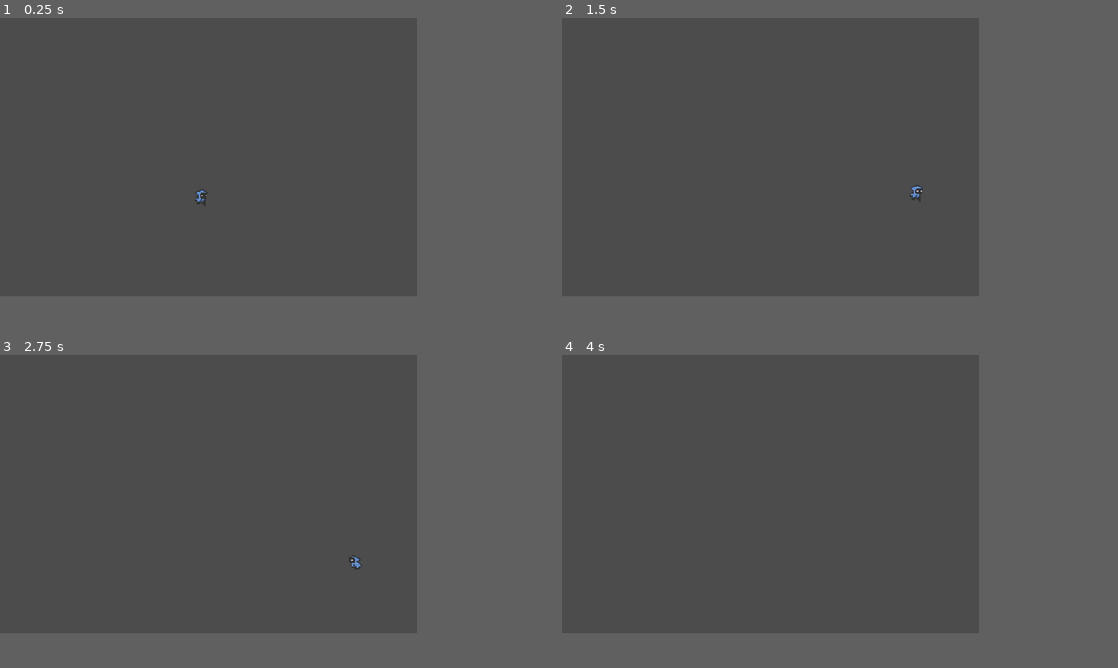
Above: before the commit, frames 1-4 (two rows, left to right).
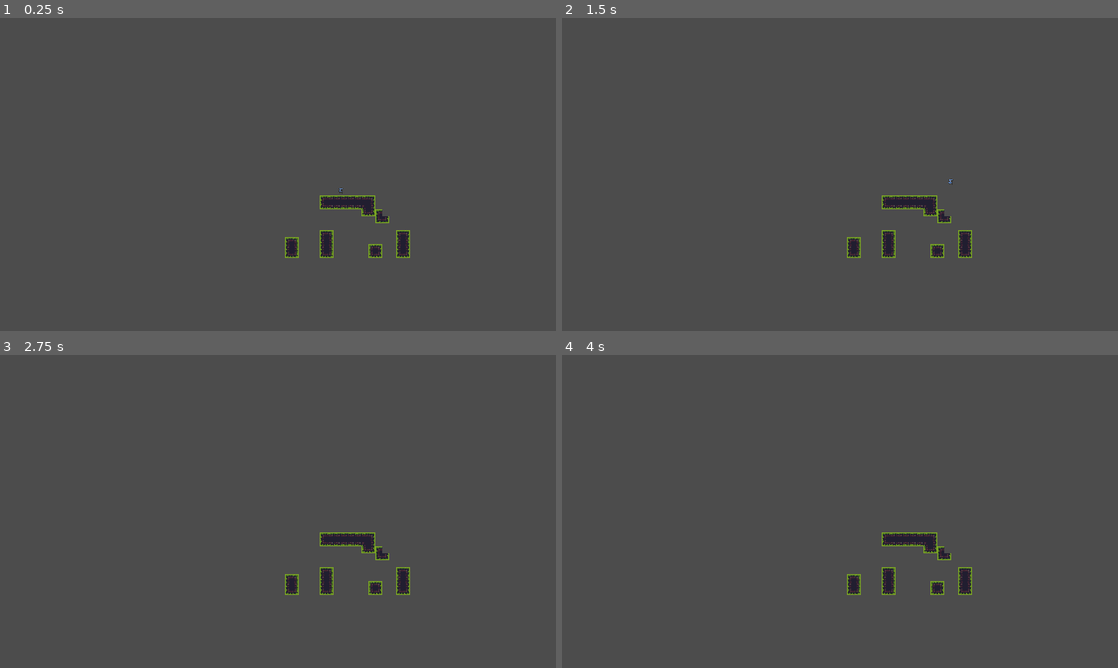
Above: after the commit, the same moments.

Repository: riltho1/Godot-repository
Game: Godot game, scene res://World.tscn
Two runs of this game, one before a commit and one after it. Both use one fixed random seed, a clock stepped at 60 frames per second and the inputs below. The project has no main scene, so this scene is started directly.
Inputs:
- Up to frame 1 (0.25 s): no input
- Up to frame 2 (1.5 s): hold D (right) from 0.53 s (still down); tap Z (zoom, bound only after the commit) at 0.6, 1.35 s; tap W (jump) at 0.77 s
- Up to frame 3 (2.75 s): tap W (jump) at 1.52 s; tap Enter at 2 s; release D (right) at 2.03 s; hold A (left) from 2.03 s (still down); tap Z (zoom, bound only after the commit) at 2.1 s
- Up to frame 4 (4 s): release A (left) at 2.78 s; hold D (right) from 2.78 s (still down); tap Z (zoom, bound only after the commit) at 2.85, 3.6 s; tap W (jump) at 3.02, 3.77 s
In our replay, the window is 600x400 before the commit and 800x450 after it. These sizes can differ from the game's own. Grey fills any space a smaller window leaves; there, only what the larger window draws over its background counts as a difference.

The runs differ from the first frame. In frame 1, 1.4% of the frame differs, in the area x 35-74%, y 54-77%; in frame 2, 1.3%; in frame 3, 1.3%; in frame 4, 1.3%.

Commit message:
Camera setting up

Diff:
--- /dev/null
+++ b/Character Control/Camera.gd
@@ -0,0 +1,13 @@
+extends Camera2D
+
+var target = null
+var zoomed = false
+var center = Vector2.ZERO
+
+
+func _ready():
+	center = get_viewport_rect().size/2
+
+func _proccess(delta):
+	if Input.is_action_just_released("zoom"):
+		pass
--- a/Character Control/Player.tscn
+++ b/Character Control/Player.tscn
@@ -4,7 +4,7 @@
 [ext_resource path="res://Scenes/Player.gd" type="Script" id=2]
 
 [sub_resource type="RectangleShape2D" id=1]
-extents = Vector2( 3.75, 6 )
+extents = Vector2( 4, 6.5 )
 
 [sub_resource type="Animation" id=2]
 resource_name = "Attack"
@@ -140,19 +140,19 @@
 }
 
 [node name="Player" type="KinematicBody2D"]
-position = Vector2( 38, 3 )
+position = Vector2( 94, 3 )
 script = ExtResource( 2 )
 
 [node name="Sprite" type="Sprite" parent="."]
-position = Vector2( -3.5625, 2.60952 )
-scale = Vector2( 0.804687, 0.82619 )
+position = Vector2( -2.5, 3.5 )
+scale = Vector2( 0.9375, 0.9375 )
 texture = ExtResource( 1 )
 hframes = 8
 vframes = 15
 frame = 40
 
 [node name="BodyCollider" type="CollisionShape2D" parent="."]
-position = Vector2( -3.375, 2.82619 )
+position = Vector2( -3, 4.5 )
 shape = SubResource( 1 )
 
 [node name="AnimationPlayer" type="AnimationPlayer" parent="."]
--- a/Character Control/World.tscn
+++ b/Character Control/World.tscn
@@ -1,10 +1,77 @@
-[gd_scene load_steps=5 format=2]
+[gd_scene load_steps=28 format=2]
 
 [ext_resource path="res://Player.tscn" type="PackedScene" id=1]
 [ext_resource path="res://Sprites/tileset.png" type="Texture" id=2]
-
-[sub_resource type="RectangleShape2D" id=1]
-extents = Vector2( 199.5, 10 )
+[ext_resource path="res://Camera.gd" type="Script" id=3]
+
+[sub_resource type="ConvexPolygonShape2D" id=3]
+points = PoolVector2Array( 0, 0, 16, 0, 16, 16, 0, 16 )
+
+[sub_resource type="ConvexPolygonShape2D" id=4]
+points = PoolVector2Array( 0, 0, 16, 0, 16, 16, 0, 16 )
+
+[sub_resource type="ConvexPolygonShape2D" id=5]
+points = PoolVector2Array( 0, 0, 16, 0, 16, 16, 0, 16 )
+
+[sub_resource type="ConvexPolygonShape2D" id=6]
+points = PoolVector2Array( 0, 0, 16, 0, 16, 16, 0, 16 )
+
+[sub_resource type="ConvexPolygonShape2D" id=7]
+points = PoolVector2Array( 0, 0, 16, 0, 16, 16, 0, 16 )
+
+[sub_resource type="ConvexPolygonShape2D" id=8]
+points = PoolVector2Array( 0, 0, 16, 0, 16, 16, 0, 16 )
+
+[sub_resource type="ConvexPolygonShape2D" id=9]
+points = PoolVector2Array( 0, 0, 16, 0, 16, 16, 0, 16 )
+
+[sub_resource type="ConvexPolygonShape2D" id=10]
+points = PoolVector2Array( 0, 0, 16, 0, 16, 16, 0, 16 )
+
+[sub_resource type="ConvexPolygonShape2D" id=11]
+points = PoolVector2Array( 0, 0, 16, 0, 16, 16, 0, 16 )
+
+[sub_resource type="ConvexPolygonShape2D" id=12]
+points = PoolVector2Array( 0, 0, 16, 0, 16, 16, 0, 16 )
+
+[sub_resource type="ConvexPolygonShape2D" id=13]
+points = PoolVector2Array( 0, 0, 16, 0, 16, 16, 0, 16 )
+
+[sub_resource type="ConvexPolygonShape2D" id=14]
+points = PoolVector2Array( 0, 0, 16, 0, 16, 16, 0, 16 )
+
+[sub_resource type="ConvexPolygonShape2D" id=15]
+points = PoolVector2Array( 0, 0, 16, 0, 16, 16, 0, 16 )
+
+[sub_resource type="ConvexPolygonShape2D" id=16]
+points = PoolVector2Array( 0, 0, 16, 0, 16, 16, 0, 16 )
+
+[sub_resource type="ConvexPolygonShape2D" id=17]
+points = PoolVector2Array( 0, 0, 16, 0, 16, 16, 0, 16 )
+
+[sub_resource type="ConvexPolygonShape2D" id=18]
+points = PoolVector2Array( 0, 0, 16, 0, 16, 16, 0, 16 )
+
+[sub_resource type="ConvexPolygonShape2D" id=19]
+points = PoolVector2Array( 0, 0, 16, 0, 16, 16, 0, 16 )
+
+[sub_resource type="ConvexPolygonShape2D" id=20]
+points = PoolVector2Array( 0, 0, 16, 0, 16, 16, 0, 16 )
+
+[sub_resource type="ConvexPolygonShape2D" id=21]
+points = PoolVector2Array( 0, 0, 16, 0, 16, 16, 0, 16 )
+
+[sub_resource type="ConvexPolygonShape2D" id=22]
+points = PoolVector2Array( 0, 0, 16, 0, 16, 16, 0, 16 )
+
+[sub_resource type="ConvexPolygonShape2D" id=23]
+points = PoolVector2Array( 0, 0, 16, 0, 16, 16, 0, 16 )
+
+[sub_resource type="ConvexPolygonShape2D" id=24]
+points = PoolVector2Array( 0, 0, 16, 0, 16, 16, 0, 16 )
+
+[sub_resource type="ConvexPolygonShape2D" id=25]
+points = PoolVector2Array( 0, 0, 16, 0, 16, 16, 0, 16 )
 
 [sub_resource type="TileSet" id=2]
 0/name = "tileset.png 0"
@@ -26,23 +93,162 @@
 0/navigation_offset = Vector2( 0, 0 )
 0/shape_offset = Vector2( 0, 0 )
 0/shape_transform = Transform2D( 1, 0, 0, 1, 0, 0 )
+0/shape = SubResource( 3 )
 0/shape_one_way = false
-0/shape_one_way_margin = 0.0
-0/shapes = [  ]
+0/shape_one_way_margin = 1.0
+0/shapes = [ {
+"autotile_coord": Vector2( 0, 0 ),
+"one_way": false,
+"one_way_margin": 1.0,
+"shape": SubResource( 3 ),
+"shape_transform": Transform2D( 1, 0, 0, 1, 0, 0 )
+}, {
+"autotile_coord": Vector2( 0, 0 ),
+"one_way": false,
+"one_way_margin": 1.0,
+"shape": SubResource( 4 ),
+"shape_transform": Transform2D( 1, 0, 0, 1, 0, 0 )
+}, {
+"autotile_coord": Vector2( 1, 0 ),
+"one_way": false,
+"one_way_margin": 1.0,
+"shape": SubResource( 5 ),
+"shape_transform": Transform2D( 1, 0, 0, 1, 0, 0 )
+}, {
+"autotile_coord": Vector2( 1, 0 ),
+"one_way": false,
+"one_way_margin": 1.0,
+"shape": SubResource( 6 ),
+"shape_transform": Transform2D( 1, 0, 0, 1, 0, 0 )
+}, {
+"autotile_coord": Vector2( 1, 0 ),
+"one_way": false,
+"one_way_margin": 1.0,
+"shape": SubResource( 7 ),
+"shape_transform": Transform2D( 1, 0, 0, 1, 0, 0 )
+}, {
+"autotile_coord": Vector2( 2, 0 ),
+"one_way": false,
+"one_way_margin": 1.0,
+"shape": SubResource( 8 ),
+"shape_transform": Transform2D( 1, 0, 0, 1, 0, 0 )
+}, {
+"autotile_coord": Vector2( 2, 1 ),
+"one_way": false,
+"one_way_margin": 1.0,
+"shape": SubResource( 9 ),
+"shape_transform": Transform2D( 1, 0, 0, 1, 0, 0 )
+}, {
+"autotile_coord": Vector2( 2, 2 ),
+"one_way": false,
+"one_way_margin": 1.0,
+"shape": SubResource( 10 ),
+"shape_transform": Transform2D( 1, 0, 0, 1, 0, 0 )
+}, {
+"autotile_coord": Vector2( 1, 2 ),
+"one_way": false,
+"one_way_margin": 1.0,
+"shape": SubResource( 11 ),
+"shape_transform": Transform2D( 1, 0, 0, 1, 0, 0 )
+}, {
+"autotile_coord": Vector2( 0, 2 ),
+"one_way": false,
+"one_way_margin": 1.0,
+"shape": SubResource( 12 ),
+"shape_transform": Transform2D( 1, 0, 0, 1, 0, 0 )
+}, {
+"autotile_coord": Vector2( 0, 1 ),
+"one_way": false,
+"one_way_margin": 1.0,
+"shape": SubResource( 13 ),
+"shape_transform": Transform2D( 1, 0, 0, 1, 0, 0 )
+}, {
+"autotile_coord": Vector2( 1, 1 ),
+"one_way": false,
+"one_way_margin": 1.0,
+"shape": SubResource( 14 ),
+"shape_transform": Transform2D( 1, 0, 0, 1, 0, 0 )
+}, {
+"autotile_coord": Vector2( 3, 0 ),
+"one_way": false,
+"one_way_margin": 1.0,
+"shape": SubResource( 15 ),
+"shape_transform": Transform2D( 1, 0, 0, 1, 0, 0 )
+}, {
+"autotile_coord": Vector2( 3, 0 ),
+"one_way": false,
+"one_way_margin": 1.0,
+"shape": SubResource( 16 ),
+"shape_transform": Transform2D( 1, 0, 0, 1, 0, 0 )
+}, {
+"autotile_coord": Vector2( 4, 0 ),
+"one_way": false,
+"one_way_margin": 1.0,
+"shape": SubResource( 17 ),
+"shape_transform": Transform2D( 1, 0, 0, 1, 0, 0 )
+}, {
+"autotile_coord": Vector2( 5, 0 ),
+"one_way": false,
+"one_way_margin": 1.0,
+"shape": SubResource( 18 ),
+"shape_transform": Transform2D( 1, 0, 0, 1, 0, 0 )
+}, {
+"autotile_coord": Vector2( 5, 1 ),
+"one_way": false,
+"one_way_margin": 1.0,
+"shape": SubResource( 19 ),
+"shape_transform": Transform2D( 1, 0, 0, 1, 0, 0 )
+}, {
+"autotile_coord": Vector2( 5, 2 ),
+"one_way": false,
+"one_way_margin": 1.0,
+"shape": SubResource( 20 ),
+"shape_transform": Transform2D( 1, 0, 0, 1, 0, 0 )
+}, {
+"autotile_coord": Vector2( 4, 2 ),
+"one_way": false,
+"one_way_margin": 1.0,
+"shape": SubResource( 21 ),
+"shape_transform": Transform2D( 1, 0, 0, 1, 0, 0 )
+}, {
+"autotile_coord": Vector2( 3, 2 ),
+"one_way": false,
+"one_way_margin": 1.0,
+"shape": SubResource( 22 ),
+"shape_transform": Transform2D( 1, 0, 0, 1, 0, 0 )
+}, {
+"autotile_coord": Vector2( 3, 1 ),
+"one_way": false,
+"one_way_margin": 1.0,
+"shape": SubResource( 23 ),
+"shape_transform": Transform2D( 1, 0, 0, 1, 0, 0 )
+}, {
+"autotile_coord": Vector2( 3, 1 ),
+"one_way": false,
+"one_way_margin": 1.0,
+"shape": SubResource( 24 ),
+"shape_transform": Transform2D( 1, 0, 0, 1, 0, 0 )
+}, {
+"autotile_coord": Vector2( 4, 1 ),
+"one_way": false,
+"one_way_margin": 1.0,
+"shape": SubResource( 25 ),
+"shape_transform": Transform2D( 1, 0, 0, 1, 0, 0 )
+} ]
 0/z_index = 0
 
 [node name="World" type="Node2D"]
 
 [node name="Player" parent="." instance=ExtResource( 1 )]
-position = Vector2( 149, 113 )
-
-[node name="StaticBody2D" type="StaticBody2D" parent="."]
-
-[node name="CollisionShape2D" type="CollisionShape2D" parent="StaticBody2D"]
-position = Vector2( 185, 166 )
-shape = SubResource( 1 )
+position = Vector2( 148, 20 )
 
 [node name="TileMap" type="TileMap" parent="."]
 tile_set = SubResource( 2 )
 cell_size = Vector2( 16, 16 )
 format = 1
+tile_data = PoolIntArray( 196614, 0, 0, 196615, 0, 131076, 196616, 0, 1, 196617, 0, 1, 196618, 0, 1, 196619, 0, 131076, 196620, 0, 131076, 196621, 0, 2, 262150, 0, 131072, 262151, 0, 4, 262152, 0, 4, 262153, 0, 131073, 262154, 0, 131073, 262155, 0, 4, 262156, 0, 5, 262157, 0, 65539, 327692, 0, 131072, 327693, 0, 131074, 327694, 0, 0, 393230, -1073741824, 0, 393231, 1610612736, 0, 524294, 0, 0, 524295, 0, 2, 524305, 0, 0, 524306, 0, 2, 589825, 0, 0, 589826, 0, 2, 589830, 0, 65541, 589831, 0, 65538, 589841, 0, 65541, 589842, 0, 65539, 655361, 0, 65541, 655362, 0, 65539, 655366, 0, 65536, 655367, 0, 65539, 655373, 0, 0, 655374, 0, 2, 655377, 0, 65536, 655378, 0, 65538, 720897, 0, 131072, 720898, 0, 131074, 720902, 0, 131072, 720903, 0, 131074, 720909, 0, 131072, 720910, 0, 131074, 720913, 0, 131072, 720914, 0, 131074 )
+
+[node name="Camera2D" type="Camera2D" parent="."]
+current = true
+smoothing_enabled = true
+script = ExtResource( 3 )
--- a/Character Control/project.godot
+++ b/Character Control/project.godot
@@ -15,10 +15,10 @@
 
 [display]
 
-window/size/width=300
-window/size/height=200
-window/size/test_width=1200
-window/size/test_height=800
+window/size/width=1280
+window/size/height=720
+window/size/test_width=1280
+window/size/test_height=720
 window/stretch/mode="2d"
 window/stretch/aspect="keep"
 
@@ -67,6 +67,11 @@
 , Object(InputEventKey,"resource_local_to_scene":false,"resource_name":"","device":0,"alt":false,"shift":false,"control":false,"meta":false,"command":false,"pressed":false,"scancode":0,"physical_scancode":16777232,"unicode":0,"echo":false,"script":null)
  ]
 }
+zoom={
+"deadzone": 0.5,
+"events": [ Object(InputEventKey,"resource_local_to_scene":false,"resource_name":"","device":0,"alt":false,"shift":false,"control":false,"meta":false,"command":false,"pressed":false,"scancode":0,"physical_scancode":90,"unicode":0,"echo":false,"script":null)
+ ]
+}
 
 [physics]
 
Not shown, added: platform_metroidvania asset pack v1.01/miscellaneous sprites/Thumbs.db
Not shown, added: platform_metroidvania asset pack v1.01/tiles and background_foreground (new)/Thumbs.db
